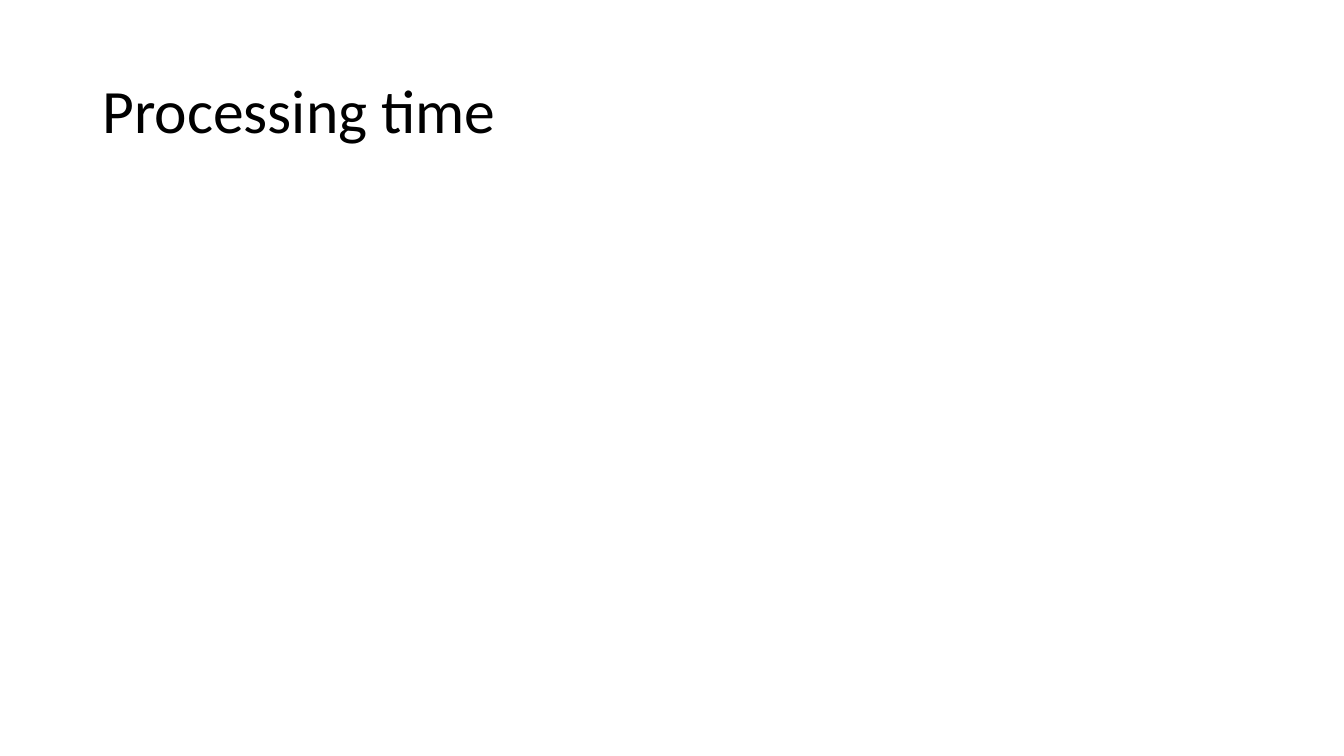
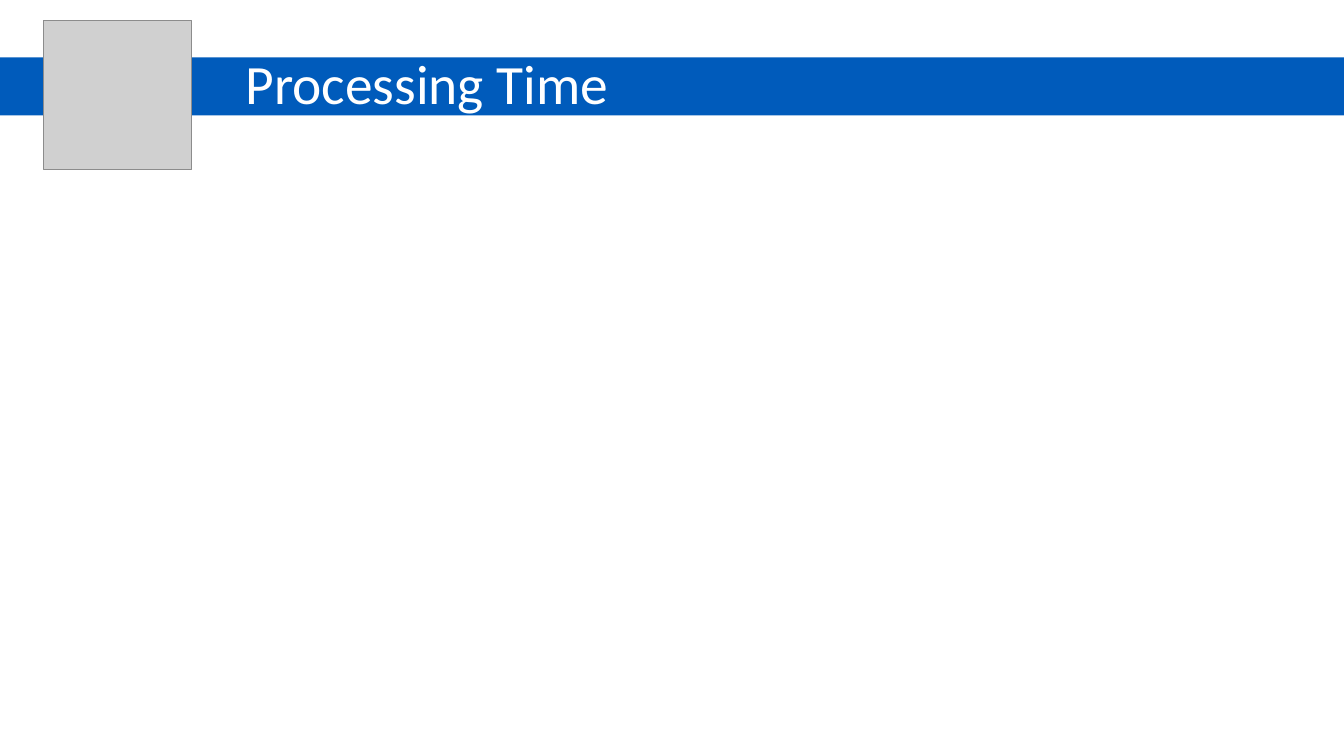
Before and after one commit to GiuliaCiaramella/yolov5, a slide deck: slide 9 of week_11_presentation.pptx. Drawn at 1344x756 pixels with LibreOffice and Linux fonts; fonts in the diff are those of the drawing; grey boxes stand for pictures. Boxes give left, top, right and bottom in pixels: in the first picture for what was removed or moved away, otherwise in the second. Text is boxed around its words. In the diff, an @@ line names an element or a change of style, - is before the commit and + after.

```diff
--- a/week_11_presentation.pptx
+++ b/week_11_presentation.pptx
@@ picture added at box(43, 20, 192, 169) @@
@@ rectangle added at box(0, 57, 1344, 116), fill #005BBB @@
@@ title at box(246, 66, 608, 118): text changed; size 44 to 39.6 pt; text colour #000000 to #FFFFFF @@
-Processing time
+Processing Time
```
Also in this commit, not shown: 9 other slides changed.
